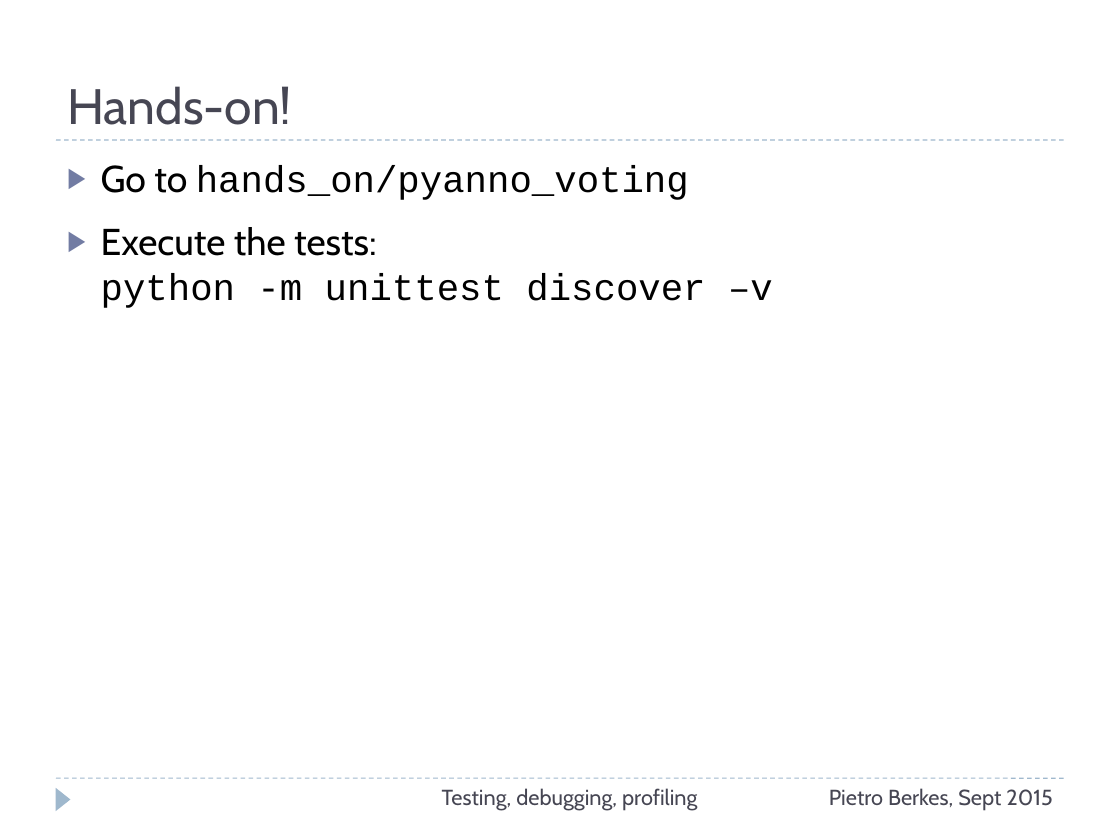
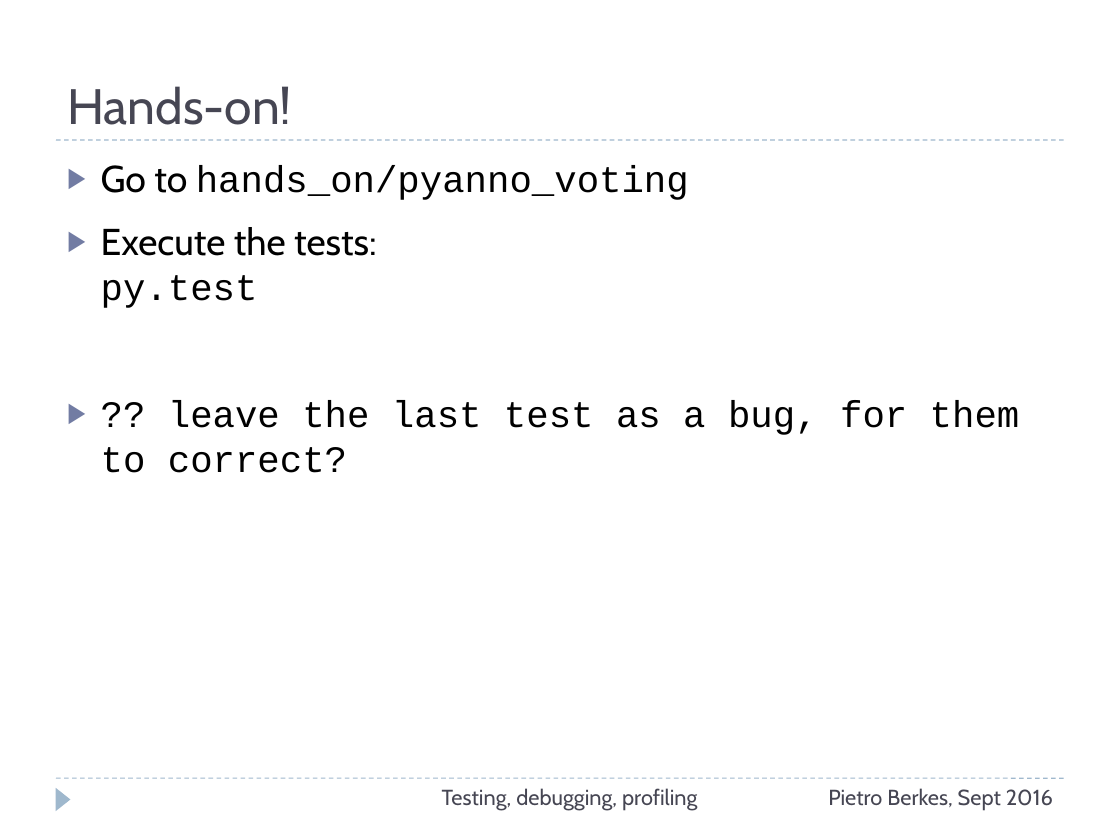
Before and after one commit to ASPP/testing_debugging_profiling, a slide deck: slide 20 of testing-debugging-profiling.pptx (slide 18 before the commit). Drawn at 1120x840 pixels with LibreOffice and Linux fonts; fonts in the diff are those of the drawing. Boxes give left, top, right and bottom in pixels: in the first picture for what was removed or moved away, otherwise in the second. Text is boxed around its words. In the diff, an @@ line names an element or a change of style, - is before the commit and + after.

```diff
--- a/testing-debugging-profiling.pptx
+++ b/testing-debugging-profiling.pptx
@@ text at (101,227,1020,473): text changed @@
-▶ Execute the tests:
-  python -m unittest discover –v
+▶ Execute the tests:
+  py.test
+▶ ?? leave the last test as a bug, for them to correct?
@@ text at (828,788,1053,811): text changed @@
-Pietro Berkes, Sept 2015
+Pietro Berkes, Sept 2016
```
Also in this commit, not shown: 75 other slides changed, 4 slides added, 2 slides removed, 1 other file.
